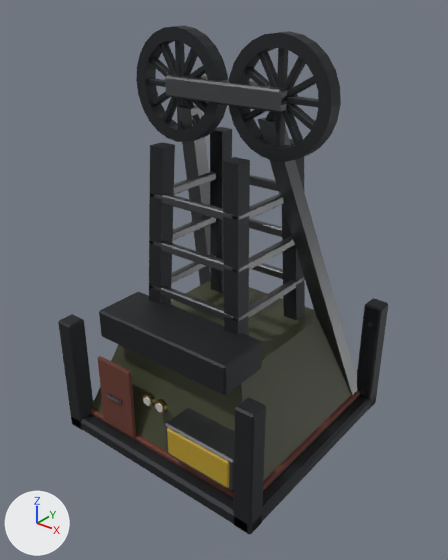
Before and after pictures for a commit that changed the glTF model assets/machines/coal_miner_mk1.glb.
The view is the same before and after, from a camera (50 mm lens) standing at (5.73, -7.26, 7.21) and looking at (0.09, -0.21, 2.84). Every picture has the same lights, and +X, +Y and +Z are marked at lower left. The first picture is the older version. Vertices at exactly the same position are counted once.

The first picture shows 'coal_miner_mk1_CastIron', 'coal_miner_mk1_HazardYellow', 'coal_miner_mk1_OliveDrab', 'coal_miner_mk1_OxideRed', 'coal_miner_mk1_WeldedSteel' and 3 more.
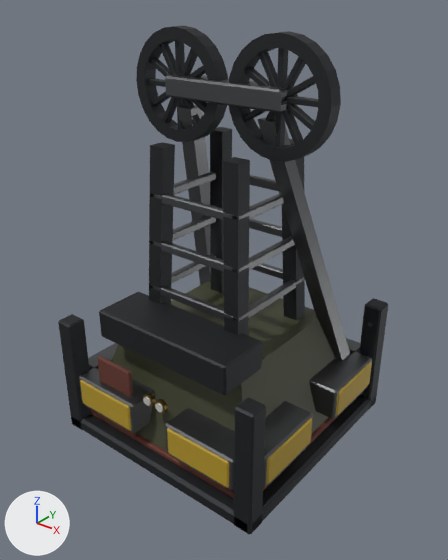
Changed parts and their boxes (x1, y1, x2, y2) in the pictures (448 x 560 px):
'coal_miner_mk1_WeldedSteel', reshaped: before (107, 75, 373, 491); after (79, 75, 373, 491)
'coal_miner_mk1_HazardYellow', reshaped: before (167, 428, 229, 488); after (80, 362, 372, 488)
part 1 of me_coal_miner_mk1_hazardyellow, added (yellow): after (80, 380, 131, 431)
part 2 of me_coal_miner_mk1_hazardyellow, added (yellow): after (336, 362, 372, 416)
part 3 of me_coal_miner_mk1_hazardyellow, added (yellow): after (266, 418, 312, 484)
part 4 of me_coal_miner_mk1_weldedsteel, added (mostly hidden): after (346, 338, 360, 355)
part 5 of me_coal_miner_mk1_weldedsteel, added: after (79, 367, 155, 433)
part 6 of me_coal_miner_mk1_weldedsteel, added: after (85, 405, 129, 431)
part 7 of me_coal_miner_mk1_weldedsteel, added: after (88, 343, 118, 370)
part 8 of me_coal_miner_mk1_weldedsteel, added: after (263, 349, 372, 488)

Patch to the scene script:
```diff
--- a/assets/machines/coal_miner_mk1.glb.py
+++ b/assets/machines/coal_miner_mk1.glb.py
@@ me_coal_miner_mk1_hazardyellow @@
 # used by ob_coal_miner_mk1_hazardyellow; location = (0.0, 0.0, 0.0)
-me_coal_miner_mk1_hazardyellow.from_pydata(...)  # 24 vertices, 44 faces; spans x 0.4..1.6, y -2.0..-1.78, z 0.65..1.15
+me_coal_miner_mk1_hazardyellow.from_pydata(...)  # 192 vertices, 352 faces; spans x -2.0..2.0, y -2.0..2.0, z 0.65..1.15
+# me_coal_miner_mk1_hazardyellow part 1: the loose piece of 24 vertices spanning x 0.4..1.6, y -2.0..-1.78, z 0.65..1.15 is copied, and the copy is moved by (-2.0, 0.0, 0.0); it spans x -1.6..-0.4, y -2.0..-1.78, z 0.65..1.15
+# me_coal_miner_mk1_hazardyellow part 2: a new loose piece of 24 vertices spanning x 1.78..2.0, y 0.4..1.6, z 0.65..1.15, in mat_hazardyellow (yellow #b39527)
+# me_coal_miner_mk1_hazardyellow part 3: a new loose piece of 24 vertices spanning x 1.78..2.0, y -1.6..-0.4, z 0.65..1.15, in mat_hazardyellow (yellow #b39527)
+# other edits to the shape of me_coal_miner_mk1_hazardyellow do not show in these pictures
 me_coal_miner_mk1_hazardyellow.materials.append(mat_hazardyellow)
@@ me_coal_miner_mk1_weldedsteel @@
 # used by ob_coal_miner_mk1_weldedsteel; location = (0.0, 0.0, 0.0)
-me_coal_miner_mk1_weldedsteel.from_pydata(...)  # 904 vertices, 1636 faces; spans x -1.98..1.98, y -1.99..1.98, z 0.09..5.9
+me_coal_miner_mk1_weldedsteel.from_pydata(...)  # 1660 vertices, 2952 faces; spans x -1.99..1.99, y -1.99..1.99, z 0.09..5.9
+# me_coal_miner_mk1_weldedsteel part 4: the loose piece of 24 vertices spanning x 0.34..1.66, y -1.98..-1.43, z 0.61..1.19 is copied, and the copy is moved by (0.0, 3.4, 0.0); it spans x 0.34..1.66, y 1.43..1.98, z 0.61..1.19
+# me_coal_miner_mk1_weldedsteel part 5: the loose piece of 24 vertices spanning x 0.34..1.66, y -1.98..-1.43, z 0.61..1.19 is copied, and the copy is moved by (-2.0, 0.0, 0.0); it spans x -1.66..-0.34, y -1.98..-1.43, z 0.61..1.19
+# me_coal_miner_mk1_weldedsteel part 6: the loose piece of 24 vertices spanning x 0.46..1.54, y -1.99..-1.83, z 0.61..0.69 is copied, and the copy is moved by (-2.0, 0.0, 0.0); it spans x -1.54..-0.46, y -1.99..-1.83, z 0.61..0.69
+# me_coal_miner_mk1_weldedsteel part 7: 216 vertices added at x -1.99..-1.43, y -1.66..1.66, z 0.61..1.19
+# me_coal_miner_mk1_weldedsteel part 8: 96 vertices added at x 1.43..1.99, y -1.66..1.66, z 0.61..1.19
+# other edits to the shape of me_coal_miner_mk1_weldedsteel do not show in these pictures
 me_coal_miner_mk1_weldedsteel.materials.append(mat_weldedsteel)
```
